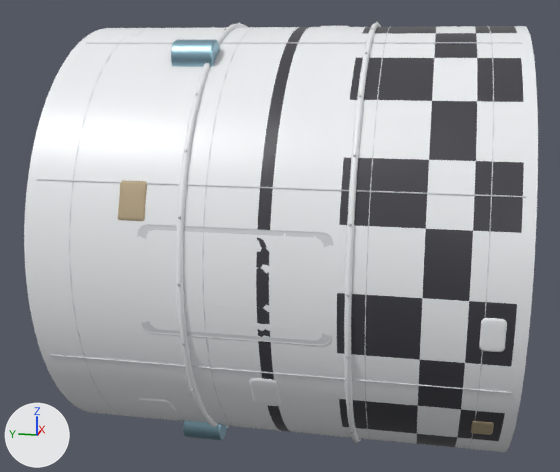
One commit to the glTF model assets-src/ship-modules/tank-6-main.glb: the scene before it, then after it.
Rendered twice from a 50 mm lens placed at (-11.43, -1.89, 2.75), pointed at (-0.02, 0.39, -0.11). Every picture has the same lights, and +X, +Y and +Z are marked at lower left. The first picture is the older version. Vertices at exactly the same position are counted once.

Names of what the first picture shows: 'copv_bottle_-1.0', 'copv_bottle_1.0', 'tank-band', 'tank-band.001', 'tank_hull', 'tank_longitudinal_seam_3', 'tank_longitudinal_seam_4', 'tank_surface_panels' and 7 more.
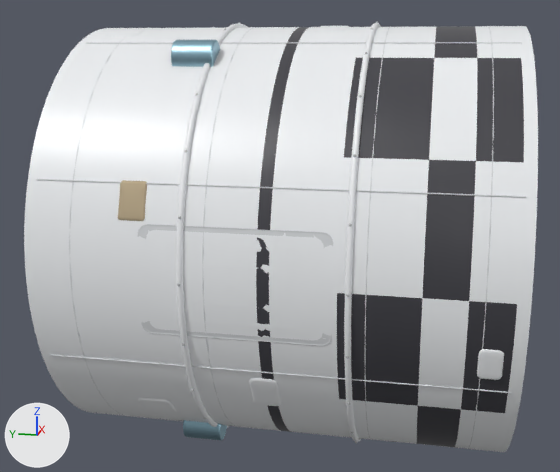
The change, as a list of edits to the scene's bpy script:
```text
Change me_tank_hull:
    where me_tank_hull.from_pydata(...)  # 19776 vertices, 39548 faces; spans x -3.0..3.0, y -3.0..3.0, z -3.0..3.0
    used by ob_tank_hull; location = (0.0, 0.0, 0.0)
    me_tank_hull part 1: 3360 faces spanning x -2.9..2.9, y -2.85..-0.87, z -3.0..3.0 switch from mat_mat_tank_paint_white (white #f1f3f6) to mat_mat_tank_paint_black (dark grey #3f3f45)
    me_tank_hull part 2: 3360 faces spanning x -2.9..2.9, y -2.85..-0.87, z -3.0..3.0 switch from mat_mat_tank_paint_black (dark grey #3f3f45) to mat_mat_tank_paint_white (white #f1f3f6)
Change me_tank_surface_panels:
    used by ob_tank_surface_panels; location = (0.0, 0.0, 0.0)
    remove me_tank_surface_panels.from_pydata(...)  # 2837 vertices, 5140 faces; spans x -3.01..3.0, y -2.76..2.86, z -2.99..3.02
    add me_tank_surface_panels.from_pydata(...)  # 2837 vertices, 5140 faces; spans x -3.0..3.0, y -2.76..2.86, z -2.99..3.02
    me_tank_surface_panels part 3: the loose piece of 121 vertices spanning x -3.01..-2.94, y -2.76..-2.48, z -0.6..-0.18 is turned -7.5 degrees about the y axis through the mesh origin
    me_tank_surface_panels part 4: the loose piece of 121 vertices spanning x -2.48..-2.28, y -2.75..-2.49, z -1.96..-1.69 is scaled about its middle by (1.58, 1, 0.328), then moved by (1.61, 0.0, -1.08)
    other edits to the shape of me_tank_surface_panels do not show in these pictures
```

What differs and where, as boxes [x1, y1, x2, y2] in the pictures (560 x 472 px; the box of a moved part takes in the faces that stretch with it):
part 1 of me_tank_hull, recoloured (white to dark grey): [337, 26, 524, 437] in both
part 2 of me_tank_hull, recoloured (dark grey to white): [339, 26, 524, 441] in both
part 3 of me_tank_surface_panels, moved or reshaped: before [479, 318, 507, 352]; after [477, 349, 504, 380]
part 4 of me_tank_surface_panels, moved or reshaped (not visible afterwards): before [471, 421, 494, 435]
